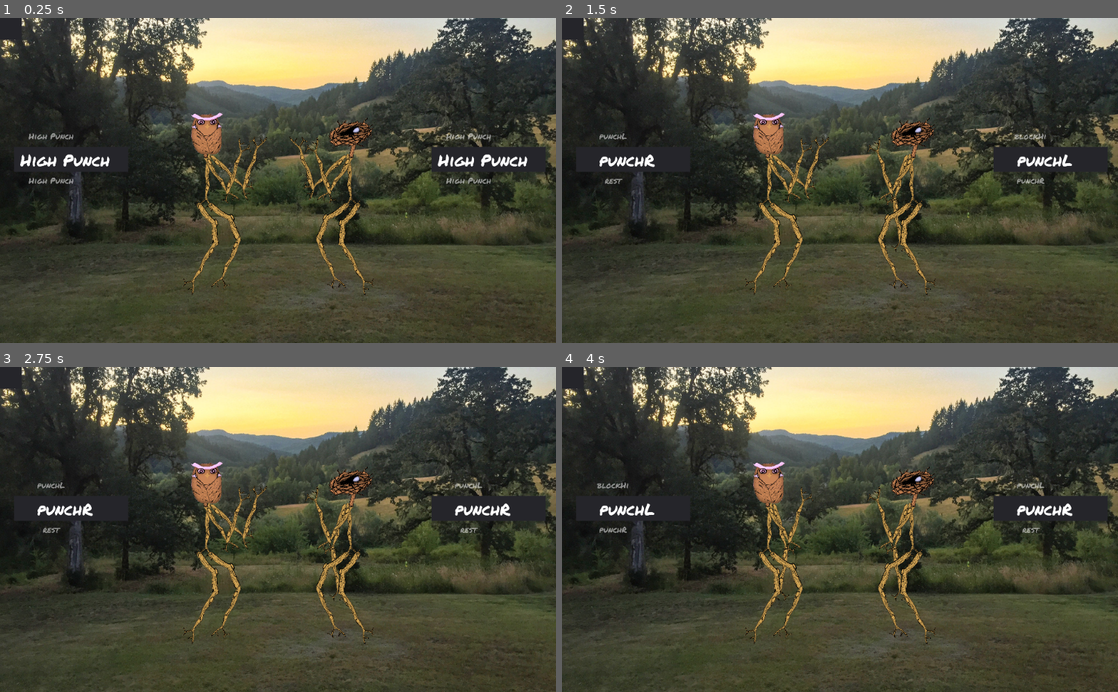
Above: before the commit, frames 1-4 (two rows, left to right).
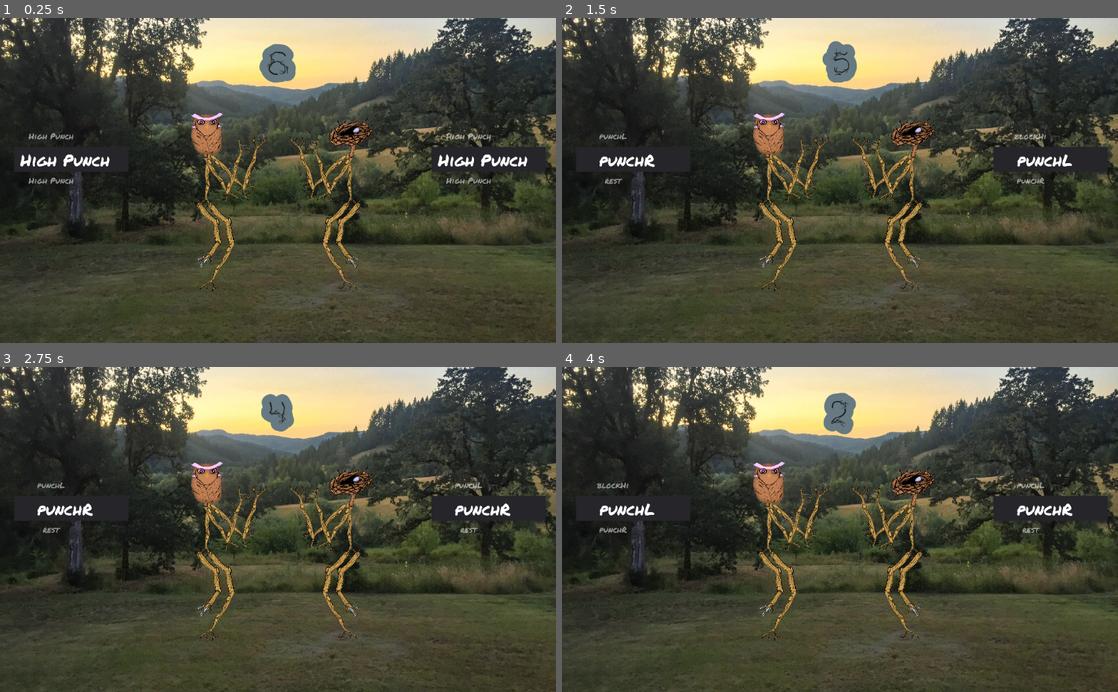
Above: after the commit, the same moments.

Repository: thesage1014/pigsSSJomt
Game: Godot game, scene res://sticky.tscn
The game is run twice, just before and just after one commit, with the same random seed, the same clock (stepped at 60 frames per second) and the same inputs.
Inputs:
- Up to frame 1 (0.25 s): no input
- Up to frame 2 (1.5 s): tap Enter (ui_accept) at 0.5, 0.77 s; tap Left (p1_a) at 0.6 s; tap Up (p1_b) at 1.35 s
- Up to frame 3 (2.75 s): tap Enter (ui_accept) at 1.52 s; tap Down (p1_c) at 2.1 s
- Up to frame 4 (4 s): tap Enter (ui_accept) at 2.75, 3.02, 3.77 s; tap A (p2_a) at 2.85 s; tap E (p2_b) at 3.6 s

The runs differ from the first frame. In frame 1, 2.1% of the frame differs, in the area x 0-68%, y 0-86%; in frame 2, 2.4%; in frame 3, 2.3%; in frame 4, 2.7%.

Commit message:
added timer

Diff:
--- a/Fighter.tscn
+++ b/Fighter.tscn
@@ -680,7 +680,7 @@
 "times": PoolRealArray( 0, 0.2, 0.3, 0.5, 0.7, 1 ),
 "transitions": PoolRealArray( 1, 1, 1, 1, 1, 1 ),
 "update": 0,
-"values": [ -59.1579, -124.694, -101.586, -1.24429, -459.092, -59.1579 ]
+"values": [ -59.1579, -124.694, -101.586, -1.24429, -99.1, -59.1579 ]
 }
 tracks/1/type = "value"
 tracks/1/path = NodePath("Torso/LegR:rotation_degrees")
@@ -981,7 +981,7 @@
 
 [node name="LegR" type="AnimatedSprite" parent="Skeleton/Torso"]
 position = Vector2( 558.182, 152.751 )
-rotation = 0.699139
+rotation = 0.518609
 frames = ExtResource( 4 )
 offset = Vector2( 666.993, 76.2777 )
 flip_v = true
@@ -991,7 +991,7 @@
 
 [node name="AnimatedSprite4" type="AnimatedSprite" parent="Skeleton/Torso/LegR"]
 position = Vector2( 1100.45, 36.2783 )
-rotation = -1.11452
+rotation = -1.0325
 frames = ExtResource( 3 )
 offset = Vector2( 666.993, 76.2777 )
 flip_v = true
@@ -1001,14 +1001,14 @@
 
 [node name="Position2D" type="Position2D" parent="Skeleton/Torso/LegR/AnimatedSprite4"]
 position = Vector2( 1080.3, 36.2786 )
-rotation = -21.5386
+rotation = -28.8505
 __meta__ = {
 "_edit_bone_": true
 }
 
 [node name="LegL" type="AnimatedSprite" parent="Skeleton/Torso"]
 position = Vector2( 551.068, -107.444 )
-rotation = 0.408539
+rotation = 0.477484
 frames = ExtResource( 4 )
 offset = Vector2( 665.285, 49.478 )
 flip_v = true
@@ -1018,8 +1018,9 @@
 
 [node name="AnimatedSprite4" type="AnimatedSprite" parent="Skeleton/Torso/LegL"]
 position = Vector2( 1045.15, -31.2649 )
-rotation = 17.9791
+rotation = 17.7807
 frames = ExtResource( 3 )
+frame = 1
 offset = Vector2( 665.285, -73.5525 )
 __meta__ = {
 "_edit_bone_": true
@@ -1027,7 +1028,7 @@
 
 [node name="Position2D" type="Position2D" parent="Skeleton/Torso/LegL/AnimatedSprite4"]
 position = Vector2( 1222.24, -51.3916 )
-rotation = 6.26442
+rotation = 6.40356
 __meta__ = {
 "_edit_bone_": true
 }
--- /dev/null
+++ b/scripts/BattleTimer.gd
@@ -0,0 +1,31 @@
+extends Node2D
+
+# Declare member variables here. Examples:
+# var a = 2
+# var b = "text"
+var timePerRound = 7
+var timeLeft = timePerRound
+var playerChose = false
+signal on_timed_attack
+# Called when the node enters the scene tree for the first time.
+func _ready():
+	pass
+
+
+# Called every frame. 'delta' is the elapsed time since the previous frame.
+func _process(delta):
+	if(playerChose):
+		timeLeft -= delta*2
+	else:
+		timeLeft -= delta
+
+	get_node("Label").text = str(int(timeLeft))
+
+	if(timeLeft <= 0):
+		triggerAttack()
+
+func triggerAttack():
+	emit_signal("on_timed_attack")
+	timePerRound -= 1
+	timeLeft = timePerRound
+	playerChose = false
--- a/scripts/Fighter1.gd
+++ b/scripts/Fighter1.gd
@@ -20,11 +20,11 @@
 export var hitPoints = 100
 var btn = []
 signal on_update_roller
-
+signal on_player_selected
+#export(NodePath) onready var timer = get_node("Timer")
 # Called when the node enters the scene tree for the first time.
 func _ready():
 	#moveCount = MoveList.size() -1 # for some reason it counts size from 1 but calls array members from 0, so calling array[array.size] causes a crash
-
 	#print("move count: ", moveCount)
 	var animList = get_node("Skeleton/AnimationPlayer").get_animation_list()
 
@@ -42,18 +42,7 @@
 
 
 	if  MoveList.size() > 0 && event.is_action_pressed(btn[0]) :
-
-		get_node("Skeleton/AnimationPlayer").current_animation = MoveList[nextMove]
-		if usedOnce.has(MoveList[nextMove]) :
-			usedOnce.remove(MoveList[nextMove])
-			MoveList.remove(nextMove)
-
-		else :
-			usedOnce.append(MoveList[nextMove])
-			#print(usedOnce)
-			#print("Player 1 picked ", MoveList[nextMove])
-			#should probably call a function on the game control node and pass the selected move so it can trigger the timer and then play the animation?
-
+		emit_signal("on_player_selected")
 
 
 	elif event.is_action_released(btn[1]):
@@ -69,7 +58,19 @@
 	if MoveList.size() > 0 :
 		emit_signal("on_update_roller",MoveList,nextMove)
 
-# Called every frame. 'delta' is the elapsed time since the previous frame.
+func sendAttack():
+	get_node("Skeleton/AnimationPlayer").current_animation = MoveList[nextMove]
+	if usedOnce.has(MoveList[nextMove]) :
+		usedOnce.remove(MoveList[nextMove])
+		MoveList.remove(nextMove)
+
+	else :
+		usedOnce.append(MoveList[nextMove])
+		#print(usedOnce)
+		#print("Player 1 picked ", MoveList[nextMove])
+		#should probably call a function on the game control node and pass the selected move so it can trigger the timer and then play the animation?
+
+
 func CheckLength():
 	if nextMove > MoveList.size()-1:
 		nextMove = 0
@@ -89,3 +90,8 @@
 	#elif nextMove < 0:
 	#	nextMove = MoveList.size()-1
 	#pass
+
+
+func _on_Timer_on_timed_attack():
+	print("sent")
+	sendAttack()
--- a/sticky.tscn
+++ b/sticky.tscn
@@ -1,7 +1,20 @@
-[gd_scene load_steps=3 format=2]
+[gd_scene load_steps=6 format=2]
 
 [ext_resource path="res://assets/bg.jpg" type="Texture" id=1]
-[ext_resource path="res://Fighter.tscn" type="PackedScene" id=2]
+[ext_resource path="res://scripts/BattleTimer.gd" type="Script" id=2]
+[ext_resource path="res://Fighter.tscn" type="PackedScene" id=3]
+
+[sub_resource type="DynamicFontData" id=1]
+font_path = "res://assets/AUTUMN.ttf"
+
+[sub_resource type="DynamicFont" id=2]
+size = 120
+outline_size = 28
+outline_color = Color( 0.403922, 0.47451, 0.509804, 1 )
+use_mipmaps = true
+use_filter = true
+extra_spacing_top = -50
+font_data = SubResource( 1 )
 
 [node name="World" type="Node2D"]
 position = Vector2( 695.063, 493.638 )
@@ -15,23 +28,28 @@
 texture = ExtResource( 1 )
 expand = true
 
-[node name="Timer" type="Timer" parent="."]
-pause_mode = 2
-wait_time = 10.0
-autostart = true
+[node name="Timer" type="Node2D" parent="."]
+script = ExtResource( 2 )
 
-[node name="Panel" type="Panel" parent="Timer"]
-margin_right = 40.0
-margin_bottom = 40.0
+[node name="Label" type="Label" parent="Timer"]
+margin_left = -563.297
+margin_top = -929.515
+margin_right = -172.297
+margin_bottom = -656.515
+grow_horizontal = 2
+custom_fonts/font = SubResource( 2 )
+custom_colors/font_color = Color( 0.109804, 0.12549, 0.121569, 1 )
+text = "Button
+mash!"
+align = 1
+valign = 1
 
-[node name="Label" type="Label" parent="Timer/Panel"]
-margin_right = 40.0
-margin_bottom = 14.0
-
-[node name="Fighter1" parent="." instance=ExtResource( 2 )]
+[node name="Fighter1" parent="." instance=ExtResource( 3 )]
 position = Vector2( -110.194, -6.64807 )
 
-[node name="Fighter2" parent="." instance=ExtResource( 2 )]
+[node name="Fighter2" parent="." instance=ExtResource( 3 )]
 position = Vector2( -618.799, -6.64807 )
 scale = Vector2( -1, 1 )
 playerNumber = 2
+[connection signal="on_timed_attack" from="Timer" to="Fighter2" method="_on_Timer_on_timed_attack"]
+[connection signal="on_timed_attack" from="Timer" to="Fighter1" method="_on_Timer_on_timed_attack"]
Binary file added: assets/AUTUMN.ttf
